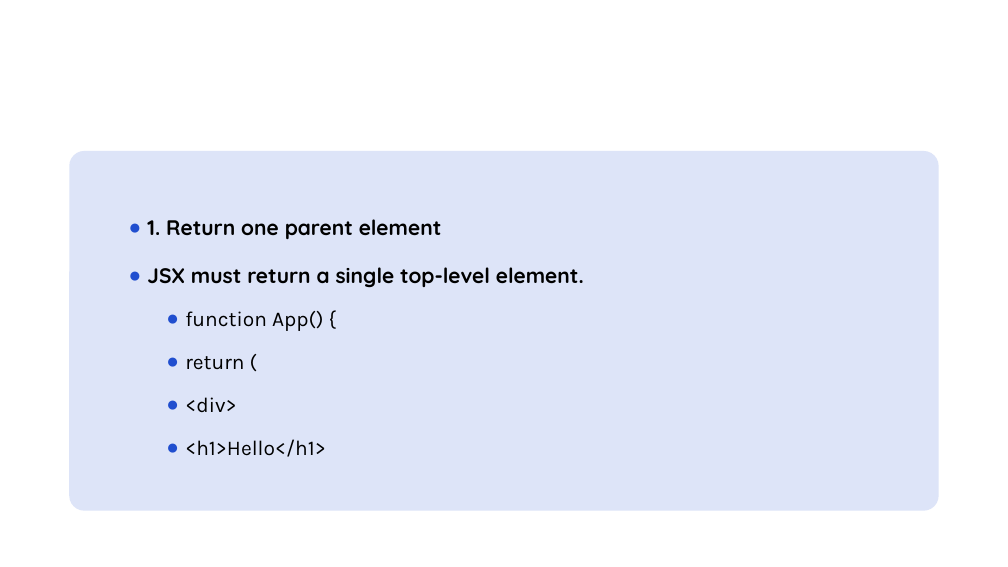
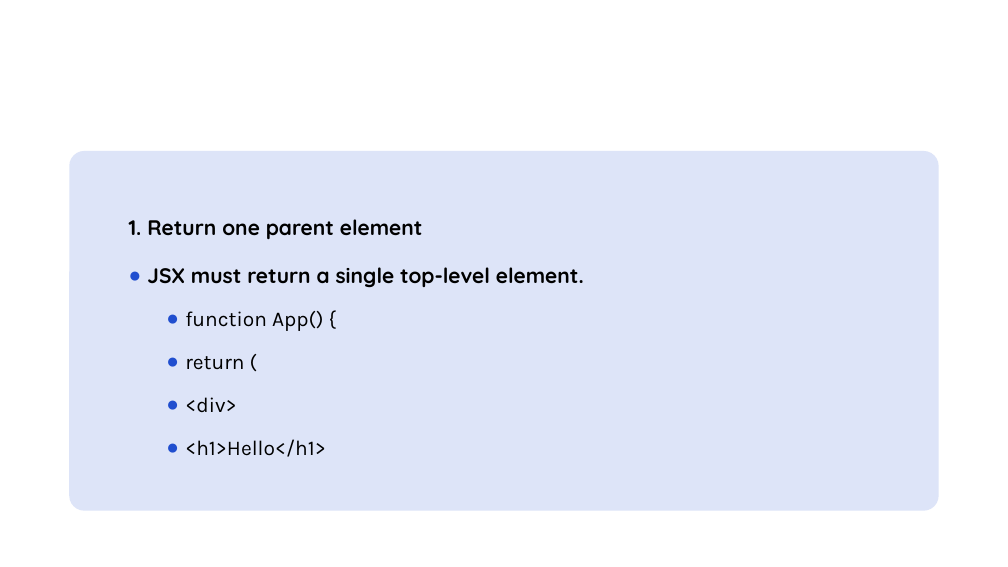
Before and after one commit to RakeshdotKR/SW_CSE_B1.4_Internship, a slide deck: slide 36 of Day/Day12/ReactJS_Fundamentals.pptx. Drawn at 1008x567 pixels with LibreOffice and Linux fonts; fonts in the diff are those of the drawing; background and template pictures are left out. Boxes give left, top, right and bottom in pixels: in the first picture for what was removed or moved away, otherwise in the second. Text is boxed around its words. In the diff, an @@ line names an element or a change of style, - is before the commit and + after.

```diff
--- a/Day/Day12/ReactJS_Fundamentals.pptx
+++ b/Day/Day12/ReactJS_Fundamentals.pptx
@@ text at bbox=[129, 219, 423, 239]: bullet ● to none @@
```
Also in this commit, not shown: 6 other slides changed, 1 slide added.
